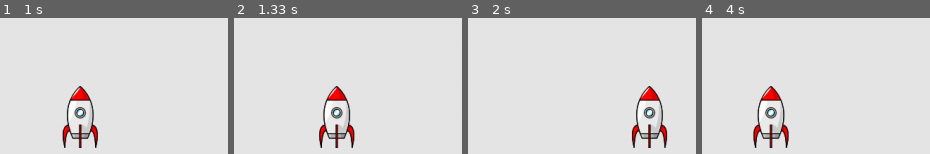
Above: before the commit, frames 1-4 (left to right).
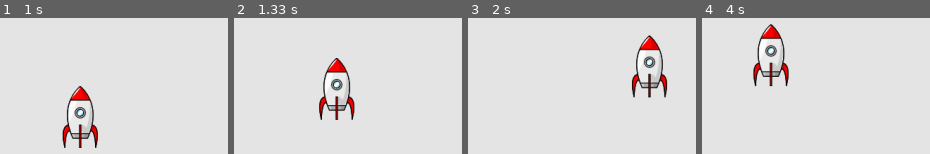
Above: after the commit, the same moments.

Repository: f-vdb/2D-SpaceFlight-pygame
Game: pygame game, started from spaceFlight.py
Same seed, same stepped clock (60 frames per second), same inputs: the game is played once before the commit and once after it.
Inputs:
- Up to frame 1 (1 s): tap Enter at 0.33 s; hold Right from 0.67 s (still down)
- Up to frame 2 (1.33 s): release Right at 1.13 s; hold Up from 1.17 s (still down)
- Up to frame 3 (2 s): release Up at 1.47 s; hold Right 1.5-1.97 s
- Up to frame 4 (4 s): hold Left 2-2.53 s; hold Down 2.57-2.87 s; hold Left 2.9-3.3 s; hold Up 3.33-3.7 s; hold Right from 3.73 s (still down)

Frame 1 is identical in both runs. In frame 2, 5.4% of the frame differs, in the area x 37-54%, y 29-96%; in frame 3, 5.7%; in frame 4, 6.0%, in the area x 22-39%, y 4-96%.

Commit message:
- Raumschiff kann hoch und runter fliegen

Diff:
--- a/gameFunctions.py
+++ b/gameFunctions.py
@@ -9,12 +9,20 @@
         myShip.movingLeft = True
     elif event.key == pygame.K_q or event.key == pygame.K_ESCAPE:
         sys.exit()
+    elif event.key == pygame.K_UP:
+        myShip.movingUp = True
+    elif event.key == pygame.K_DOWN:
+        myShip.movingDown = True
 
 def checkKeyUpEvents(event, myship):
     if event.key == pygame.K_RIGHT:
         myship.movingRight = False
     elif event.key == pygame.K_LEFT:
         myship.movingLeft = False
+    elif event.key == pygame.K_UP:
+        myship.movingUp = False
+    elif event.key == pygame.K_DOWN:
+        myship.movingDown = False
 
 def checkEvents(myShip):
     """Respond to keypress and mouse events."""
--- a/ship.py
+++ b/ship.py
@@ -15,10 +15,14 @@
 
         # Plaziert jedes das Raumschiff mittig am unteren Bidlschirmrand.
         self.rect.centerx = self.screen_rect.centerx
-        self.rect.bottom = self.screen_rect.bottom -mySettings.myShipDistanceBottomEdge
+        self.rect.bottom = self.screen_rect.bottom - mySettings.myShipDistanceBottomEdge
+
+
 
         self.movingRight = False
         self.movingLeft = False
+        self.movingUp = False
+        self.movingDown = False
 
     # Methode der Klassen Ship:
     def update(self):
@@ -26,6 +30,10 @@
             self.rect.centerx += mySettings.myShipSpeed
         if self.movingLeft and self.rect.left > self.screen_rect.left:
             self.rect.centerx -= mySettings.myShipSpeed
+        if self.movingUp:
+            self.rect.centery -= mySettings.myShipSpeed
+        if self.movingDown:
+            self.rect.centery += mySettings.myShipSpeed
 
     def blitme(self):
         """ Zeichne das Raumschiff.
